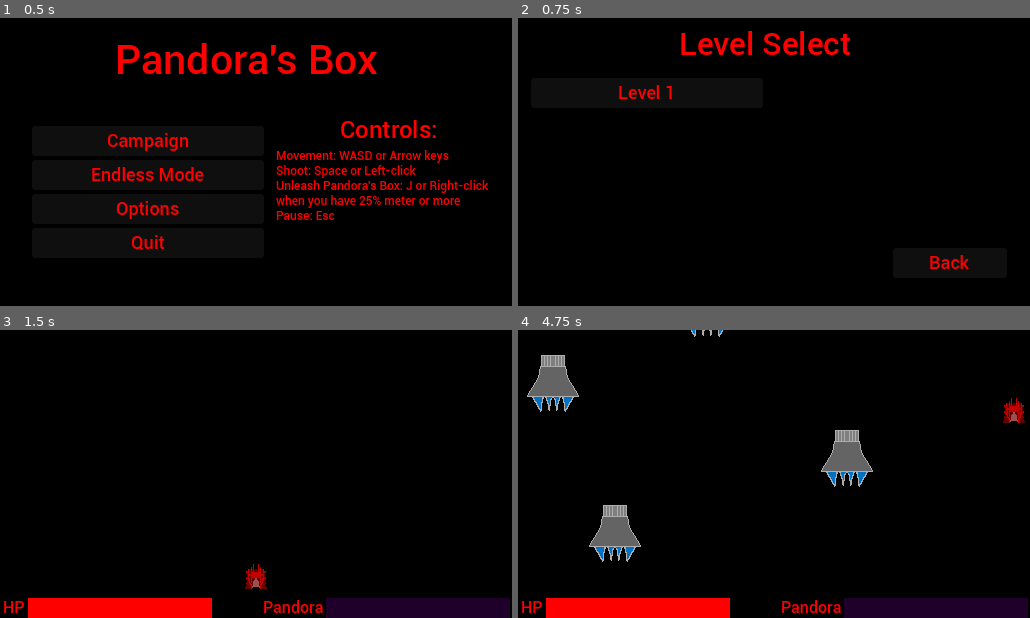
Above: before the commit, frames 1-4 (two rows, left to right).
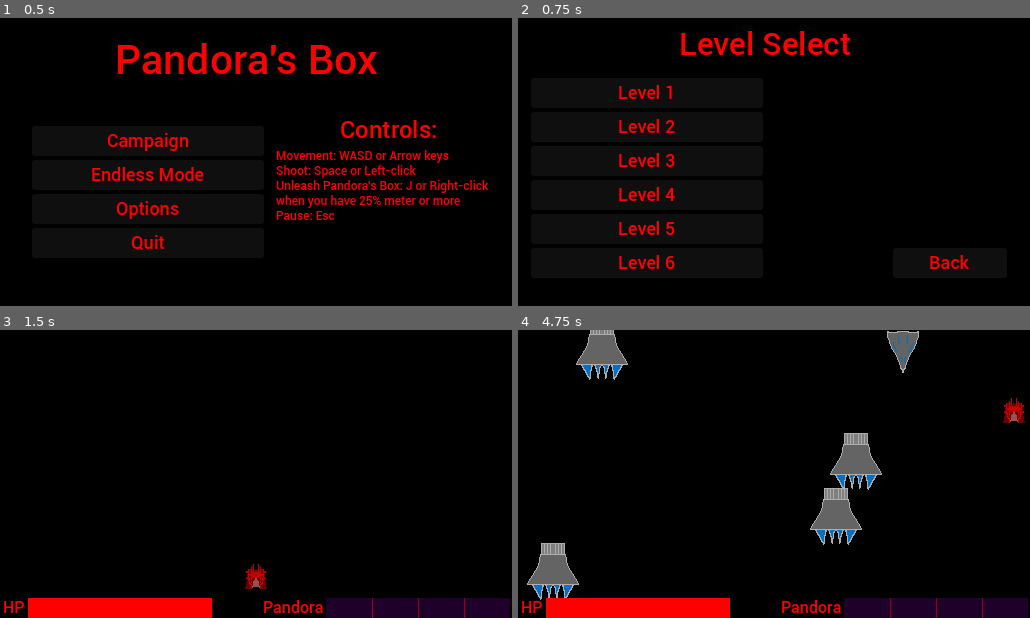
Above: after the commit, the same moments.

Repository: Dovodx/ld57
Game: Godot game, scene res://Scenes/main_menu.tscn
Same seed, same stepped clock (60 frames per second), same inputs: the game is played once before the commit and once after it. Sound files missing from this copy of the repository are replaced by a short silence.
Inputs (mouse positions are in pixels of both pictures, inside the frame that each line leads up to):
- Up to frame 1 (0.5 s): no input
- Up to frame 2 (0.75 s): click "Campaign" at 0.5 s
- Up to frame 3 (1.5 s): click "Level 1" (after the commit: "Level 2") at 1.25 s
- Up to frame 4 (4.75 s): move the mouse to (886, 459) at 2.02 s; press the mouse at (886, 459) at 2.03 s; hold D (right) 2.03-2.78 s; move the mouse to (671, 488) at 2.77 s; release the mouse at (671, 488) at 2.78 s; hold S (back) 2.78-3.53 s; right-click (671, 488) at 2.85 s; move the mouse to (825, 410) at 3.52 s; press the mouse at (825, 410) at 3.53 s; hold D (right) 3.53-4.28 s; move the mouse to (748, 531) at 4.27 s; release the mouse at (748, 531) at 4.28 s; hold W (forward) from 4.28 s (still down); right-click (748, 531) at 4.35 s

Frame 1 is identical in both runs. In frame 2, 1.2% of the frame differs, in the area x 19-31%, y 35-88%; in frame 3, less than 0.1%; in frame 4, 7.2%, in the area x 1-91%, y 0-100%.

Commit message:
Final changes before publishing hour

Diff:
--- a/Prefabs/Global.tscn
+++ b/Prefabs/Global.tscn
@@ -8,6 +8,7 @@
 
 [node name="level music" type="AudioStreamPlayer2D" parent="."]
 stream = ExtResource("2_2cotw")
+volume_db = 4.0
 max_distance = 1e+15
 attenuation = 1e-05
 panning_strength = 0.0
--- a/Prefabs/enemy_spawner.tscn
+++ b/Prefabs/enemy_spawner.tscn
@@ -11,6 +11,7 @@
 
 [node name="timer" type="Timer" parent="."]
 process_callback = 0
+wait_time = 0.05
 autostart = true
 
 [connection signal="timeout" from="timer" to="." method="_on_timer_timeout"]
--- a/Prefabs/hud.tscn
+++ b/Prefabs/hud.tscn
@@ -64,7 +64,7 @@
 offset_top = 268.0
 offset_right = 373.0
 offset_bottom = 288.0
-color = Color(0.121569, 0, 0.168627, 1)
+color = Color(0.60183, 0, 0.0237345, 1)
 
 [node name="pandora marker2" type="ColorRect" parent="."]
 layout_mode = 0
@@ -72,7 +72,7 @@
 offset_top = 268.0
 offset_right = 419.0
 offset_bottom = 288.0
-color = Color(0.121569, 0, 0.168627, 1)
+color = Color(0.60183, 0, 0.0237345, 1)
 
 [node name="pandora marker3" type="ColorRect" parent="."]
 layout_mode = 0
@@ -80,7 +80,7 @@
 offset_top = 268.0
 offset_right = 465.0
 offset_bottom = 288.0
-color = Color(0.121569, 0, 0.168627, 1)
+color = Color(0.60183, 0, 0.0237345, 1)
 
 [node name="pandora label" type="RichTextLabel" parent="."]
 layout_mode = 0
@@ -221,10 +221,10 @@
 anchor_top = 0.5
 anchor_right = 0.5
 anchor_bottom = 0.5
-offset_left = -121.0
+offset_left = -180.0
 offset_top = -124.0
-offset_right = 121.0
-offset_bottom = -66.0
+offset_right = 180.0
+offset_bottom = -10.0
 grow_horizontal = 2
 grow_vertical = 2
 theme_override_font_sizes/normal_font_size = 34
@@ -241,9 +241,9 @@
 anchor_right = 0.5
 anchor_bottom = 0.5
 offset_left = -96.0
-offset_top = -51.0
+offset_top = 2.0
 offset_right = 97.0
-offset_bottom = 113.0
+offset_bottom = 124.0
 grow_horizontal = 2
 grow_vertical = 2
 theme_override_constants/separation = 16
--- a/Prefabs/the_boss.tscn
+++ b/Prefabs/the_boss.tscn
@@ -16,7 +16,8 @@
 
 [node name="healthnode" type="Node2D" parent="."]
 script = ExtResource("2_t7son")
-maxhealth = 600.0
+health = 700.0
+maxhealth = 700.0
 team = 1
 
 [node name="sprite" type="Sprite2D" parent="."]
@@ -69,7 +70,7 @@
 
 [node name="next pattern timer" type="Timer" parent="."]
 process_callback = 0
-wait_time = 0.5
+wait_time = 0.45
 one_shot = true
 
 [node name="fire fast timer" type="Timer" parent="."]
@@ -102,8 +103,9 @@
 script = ExtResource("6_5sw84")
 pitch_variance = 0.1
 
-[node name="AudioStreamPlayer2D" type="AudioStreamPlayer2D" parent="."]
+[node name="music" type="AudioStreamPlayer2D" parent="."]
 stream = ExtResource("7_5sw84")
+volume_db = 4.0
 autoplay = true
 max_distance = 1e+14
 attenuation = 1e-05
--- a/Scripts/GlobalScript.gd
+++ b/Scripts/GlobalScript.gd
@@ -2,7 +2,7 @@
 
 var current_level = 1
 var level_complete = false
-var levels_cleared = 0
+var levels_cleared = 5
 
 var levels: Array[PackedScene] = [
 	preload("res://Scenes/level1.tscn"),
@@ -19,11 +19,15 @@
 	else:
 		DisplayServer.window_set_mode(DisplayServer.WINDOW_MODE_MAXIMIZED)
 
-func load_level(level_num = current_level):
+func load_level(level_num):
+	current_level = level_num
 	get_tree().call_deferred("unload_current_scene")
-	get_tree().change_scene_to_packed(levels[current_level - 1])
+	print("loading level: " + str(level_num))
+	get_tree().change_scene_to_packed(levels[level_num - 1])
 	if level_num < 6:
 		start_level_music()
+	else:
+		stop_level_music()
 
 func start_level_music():
 	if !$"level music".playing:
--- a/Scripts/HudScript.gd
+++ b/Scripts/HudScript.gd
@@ -1,8 +1,9 @@
 extends Control
 
 func _ready():
-	if Global.current_level == Global.levels.size() - 1:
+	if Global.current_level >= Global.levels.size() - 1:
 		$victory/VBoxContainer/next.visible = false
+		$victory/title.text = "Game Clear!\nTry endless mode!"
 	$death.visible = false
 	$"options_menu/exit button".connect("pressed", _on_options_exit_pressed)
 
